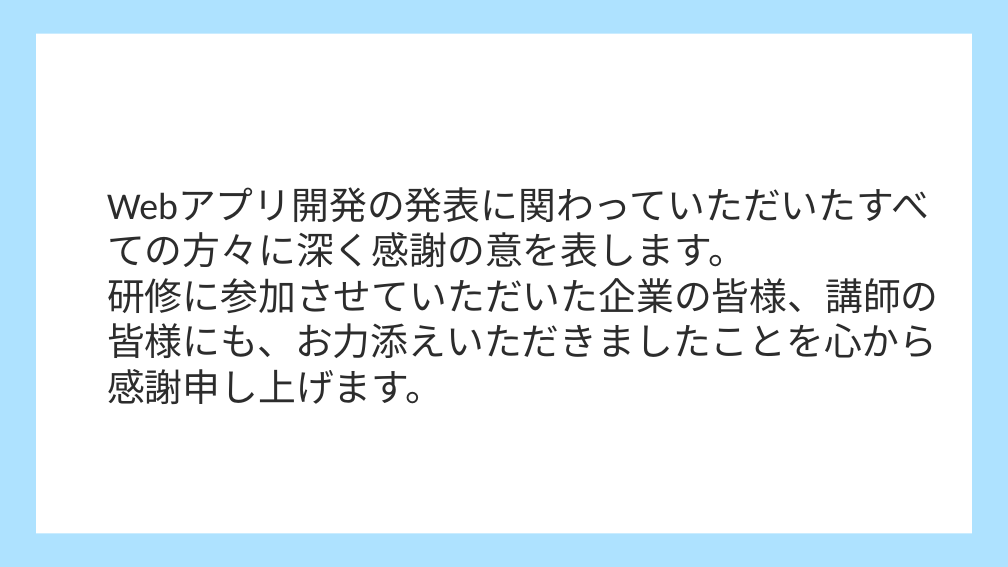
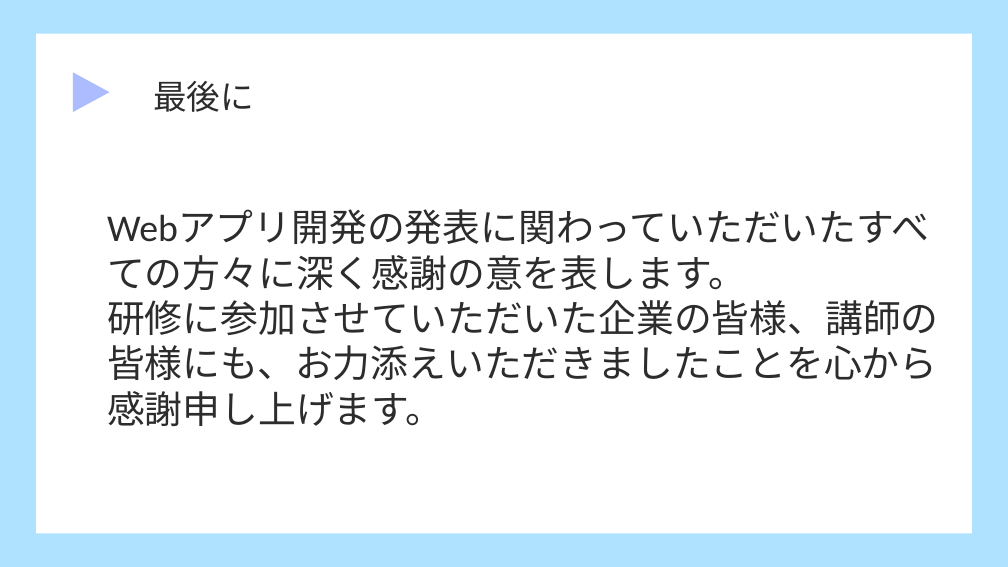
Before and after one commit to dojo2023/D-1, a slide deck: slide 17 of doc/発表資料.pptx (slide 16 before the commit). Drawn at 1008x567 pixels with LibreOffice and Linux fonts; fonts in the diff are those of the drawing. Boxes give left, top, right and bottom in pixels: in the first picture for what was removed or moved away, otherwise in the second. Text is boxed around its words. In the diff, an @@ line names an element or a change of style, - is before the commit and + after.

```diff
--- a/doc/発表資料.pptx
+++ b/doc/発表資料.pptx
@@ triangle added at bbox=[73, 72, 109, 112], fill #ACBCFF @@
@@ text added at bbox=[153, 81, 254, 112], 32 pt, text #2C2C2C @@
+最後に
@@ text "Webアプリ開発の発表に関わっていただいたすべての方々に深く感謝の意を表します。" rewrapped from bbox=[45, 264, 963, 404] to bbox=[45, 264, 963, 426] @@
```
Also in this commit, not shown: 1 slide added, 1 other file.
